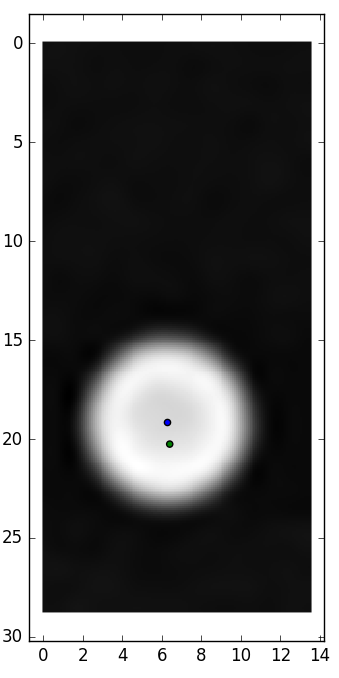
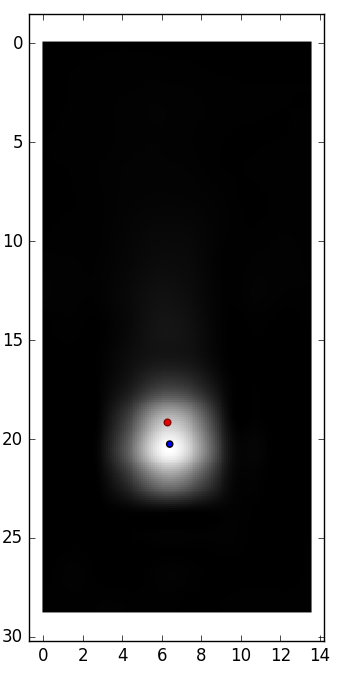
Revision of a layered 339 x 678 image; what changed, layer by layer:
hid "CT@0", painted on it over left=42, top=41, right=312, bottom=613
showed "MR_x100@0_centroids_MR-CT.png", painted on it over left=42, top=41, right=312, bottom=613
